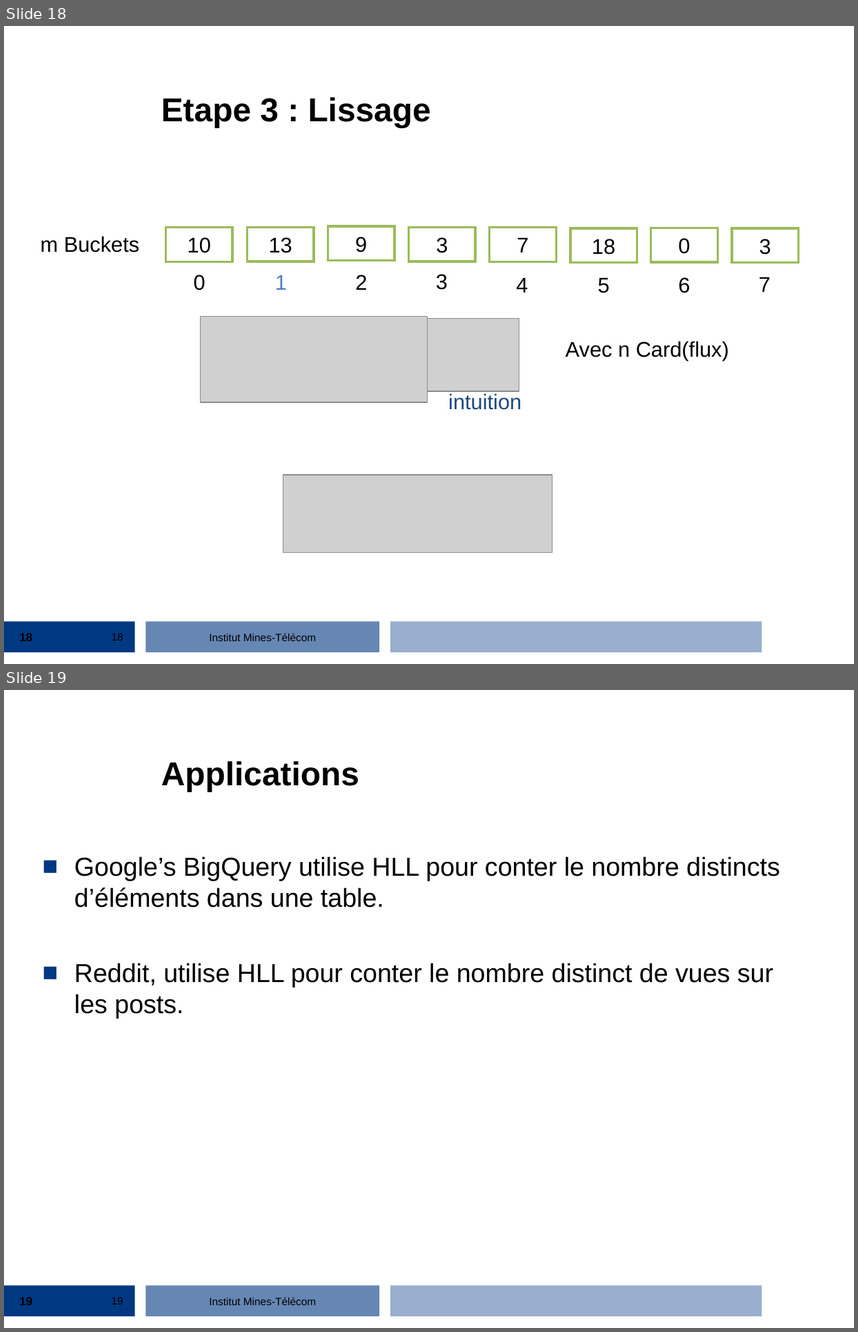
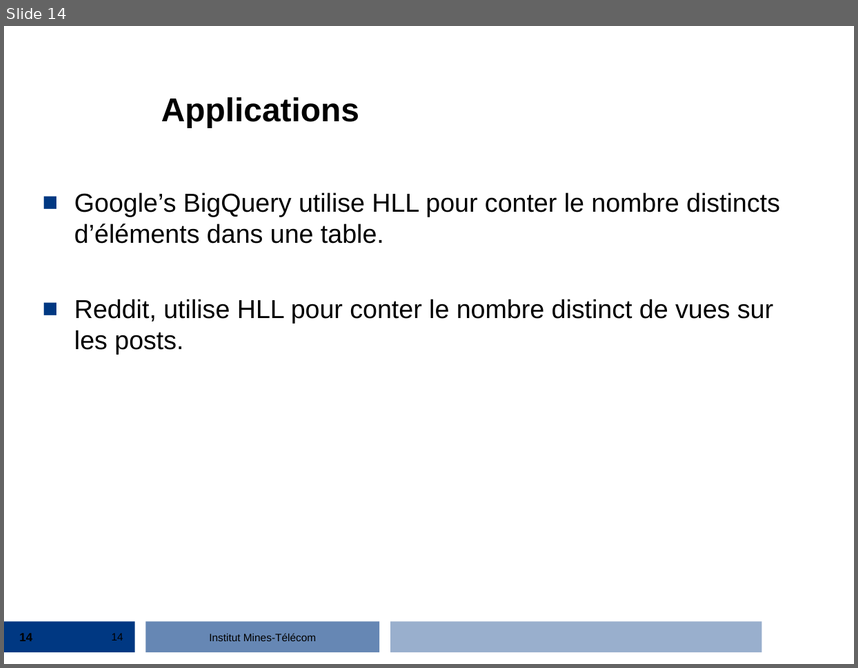
Before and after one commit to streaming-algorithms/hyper_log_log, a slide deck: 2_hyperloglog.ppt. Shown one above the other, each under a label of ours: slides 18 and 19 before the commit, slide 14 after it. The pictures are 858x1332 and 858x668 pixels, drawn with LibreOffice and Linux fonts; fonts in the diff are those of the drawing; grey boxes stand for pictures; background and template pictures are left out. Boxes give left, top, right and bottom in pixels: in the first picture for what was removed or moved away, otherwise in the second. Text is boxed around its words. In the diff, an @@ line names an element or a change of style, - is before the commit and + after.

```diff
--- a/2_hyperloglog.ppt
+++ b/2_hyperloglog.ppt
@@ slide 18 removed at <box>4,26,854,664</box>, background #FFFFFF; not listed: 4 template elements that a slide beside it also shows @@
@@ title removed at <box>161,97,431,127</box> @@
-Etape 3 : Lissage
@@ text removed at <box>41,236,139,252</box> @@
-m Buckets
@@ group removed at <box>165,226,798,293</box>: 8 rectangles, 8 texts @@
-10
-9
-3
-7
-18
-0
-13
-3
-0
-2
-3
-1
-4
-6
-7
-5
@@ picture removed at <box>201,316,428,403</box> @@
@@ picture removed at <box>428,319,519,391</box> @@
@@ text removed at <box>566,341,729,361</box> @@
-Avec n Card(flux)
@@ text removed at <box>448,393,522,410</box> @@
-intuition
@@ picture removed at <box>283,474,553,553</box> @@
@@ page number removed at <box>19,633,32,641</box> @@
-18
@@ page number removed at <box>112,633,123,640</box> @@
-18
@@ what was slide 19 is now slide 14 @@
@@ page number at <box>19,633,32,641</box>: text changed @@
-19
+14
@@ page number at <box>112,633,123,640</box>: text changed @@
-19
+14
```
Also in this commit, not shown: 13 slides added, 17 other slides removed.
